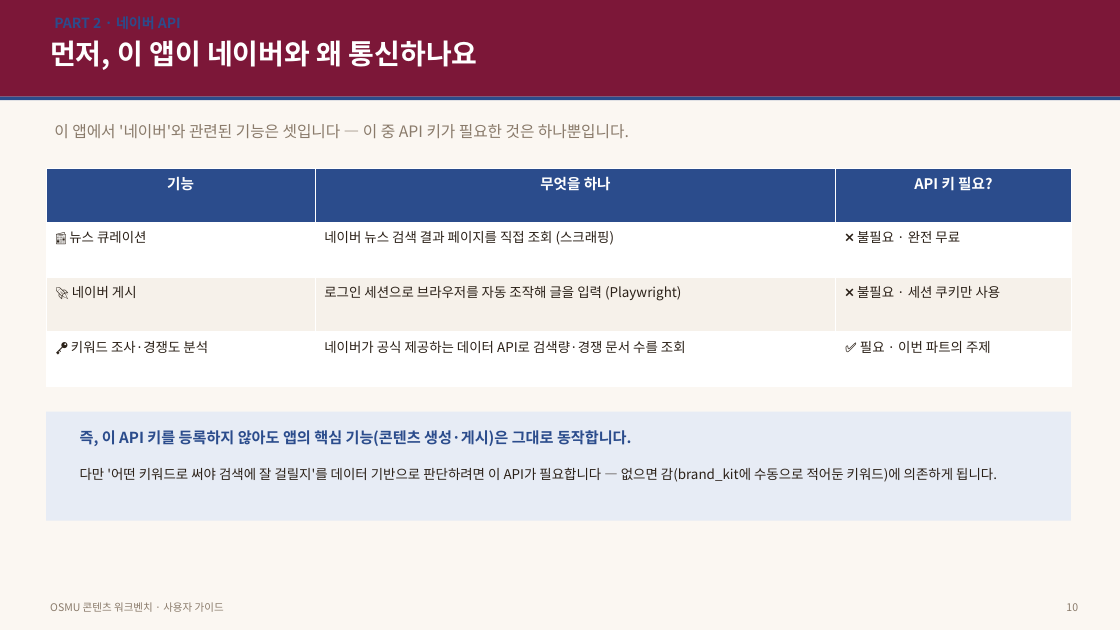
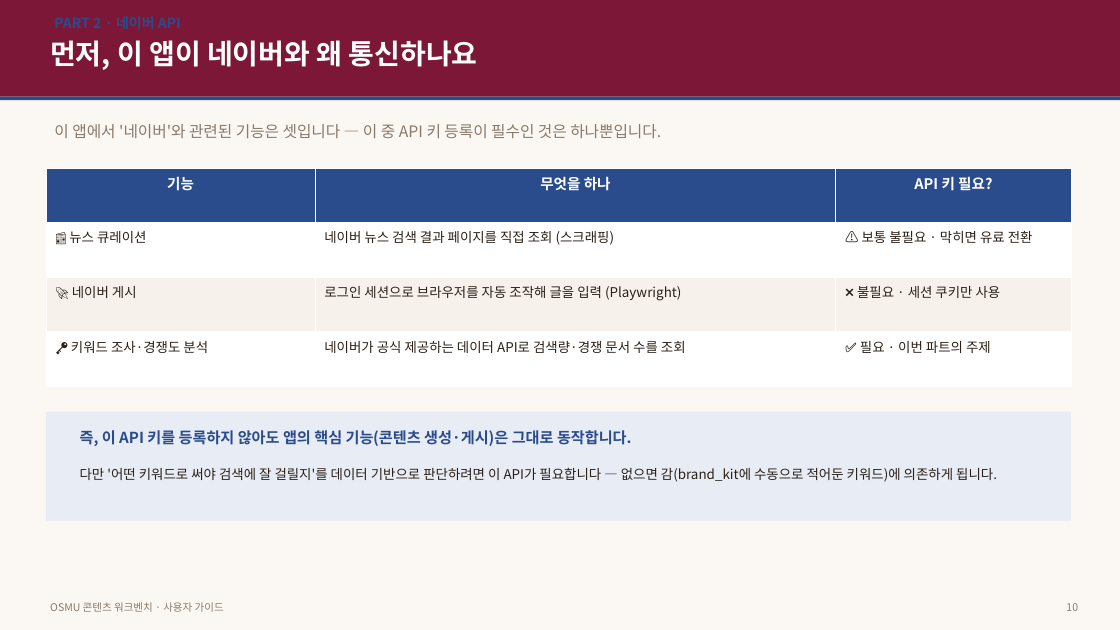
Before and after one commit to JaewooLee-AI/OSMU_thestitch, a slide deck: slide 11 of docs/OSMU_사용자_가이드.pptx. Drawn at 1120x630 pixels with LibreOffice and Linux fonts; fonts in the diff are those of the drawing. Boxes give left, top, right and bottom in pixels: in the first picture for what was removed or moved away, otherwise in the second. Text is boxed around its words. In the diff, an @@ line names an element or a change of style, - is before the commit and + after.

```diff
--- a/docs/OSMU_사용자_가이드.pptx
+++ b/docs/OSMU_사용자_가이드.pptx
@@ text at box(54, 124, 661, 138): text changed @@
-이 앱에서 '네이버'와 관련된 기능은 셋입니다 — 이 중 API 키가 필요한 것은 하나뿐입니다.
+이 앱에서 '네이버'와 관련된 기능은 셋입니다 — 이 중 API 키 등록이 필수인 것은 하나뿐입니다.
@@ table at box(46, 168, 1071, 386) @@
-row 2, column 3: ❌ 불필요 · 완전 무료
+row 2, column 3: ⚠️ 보통 불필요 · 막히면 유료 전환
```
Also in this commit, not shown: 2 other slides changed, 2 other files.
